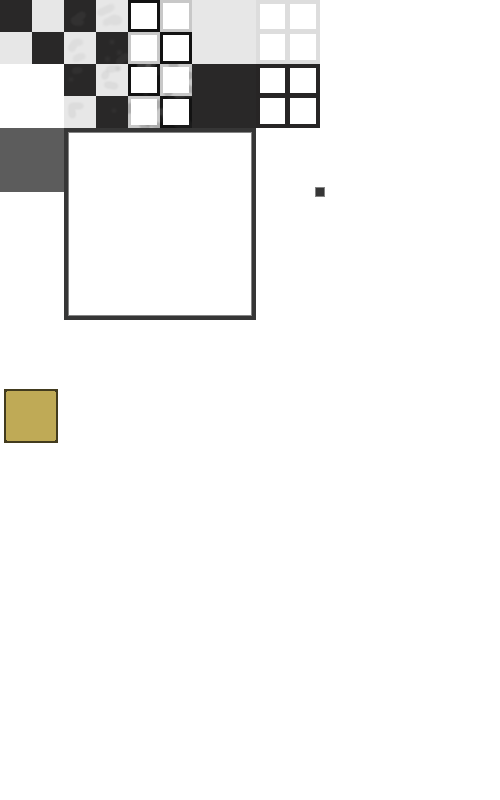
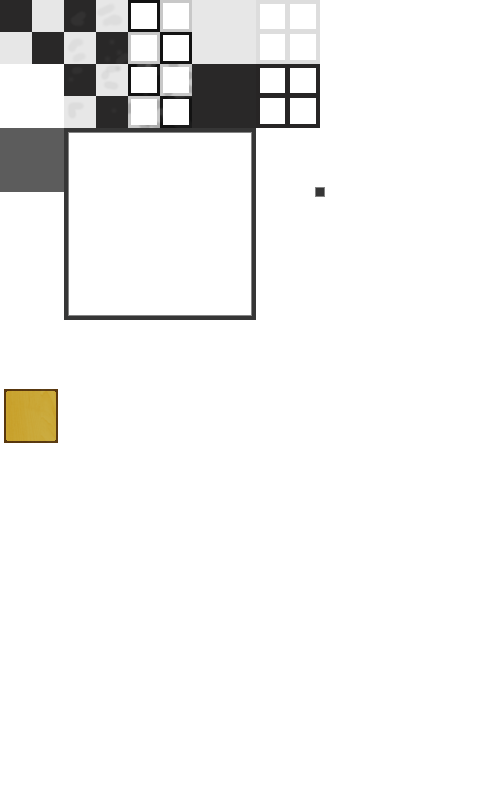
Two versions of the same layered image (500×800). Layer-by-layer changes:
added layer "fst_698oway7o7h.jpg" (soft light, 82%) in group "Objects" over (x1=4, y1=389, x2=58, y2=443)
